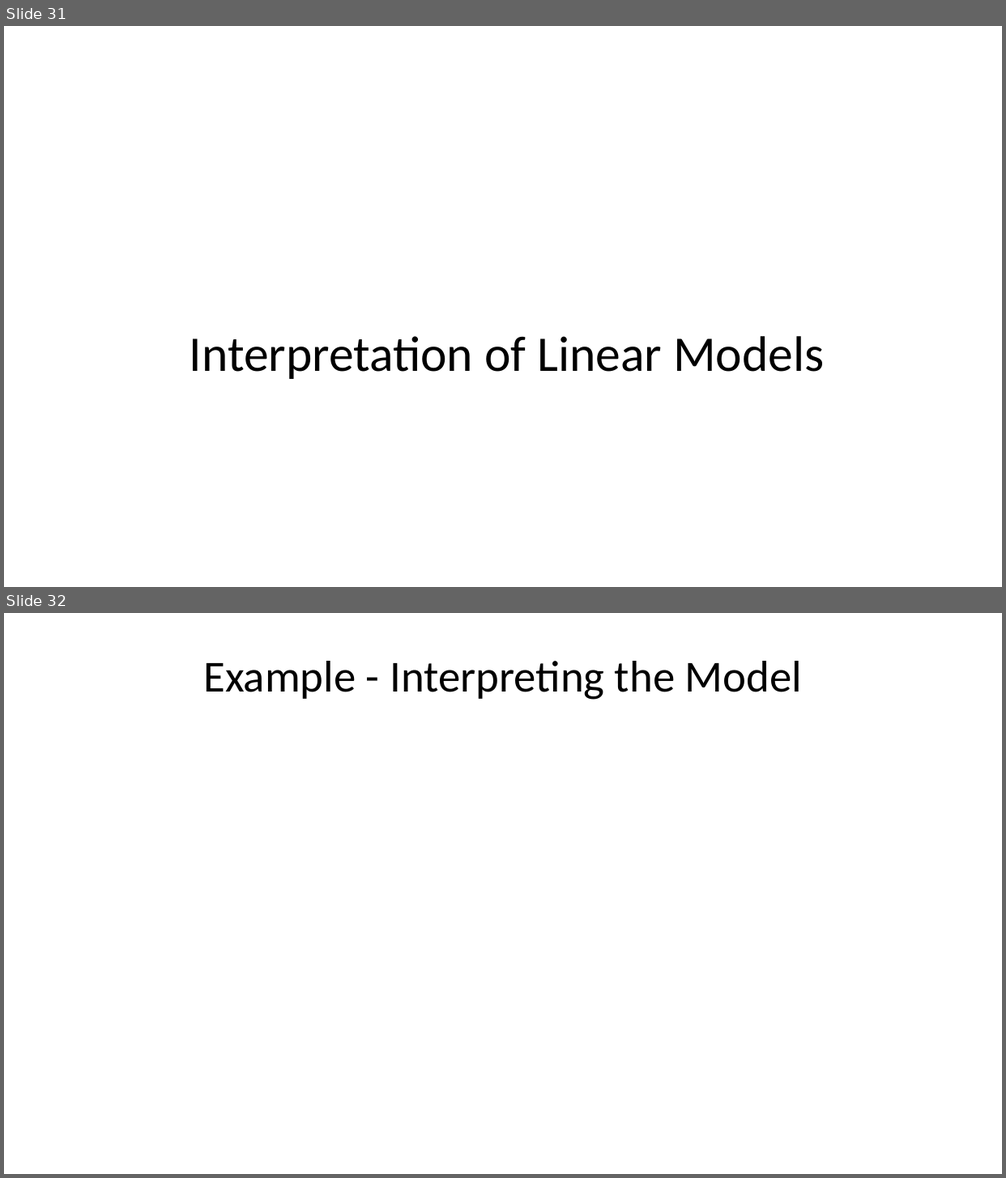
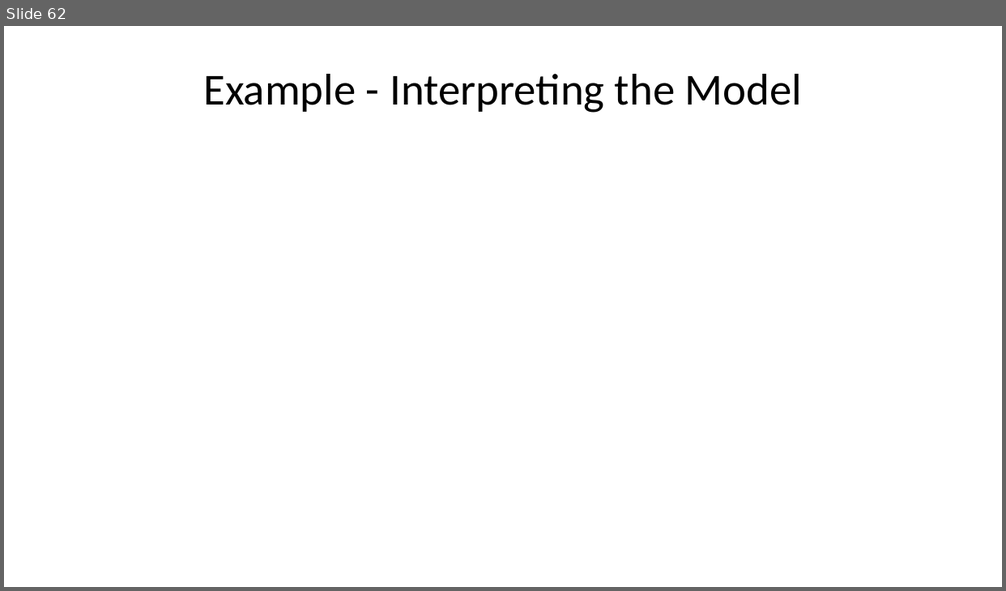
Before and after one commit to StephenElston/CSCI-E-83, a slide deck: LectureSlides/08_IntroductionToLinearModels.pptx. Shown one above the other, each under a label of ours: slides 31 and 32 before the commit, slide 62 after it. The pictures are 1006x1178 and 1006x591 pixels, drawn with LibreOffice and Linux fonts; fonts in the diff are those of the drawing; grey boxes stand for pictures. Boxes give left, top, right and bottom in pixels: in the first picture for what was removed or moved away, otherwise in the second. Text is boxed around its words. In the diff, an @@ line names an element or a change of style, - is before the commit and + after.

```diff
--- a/LectureSlides/08_IntroductionToLinearModels.pptx
+++ b/LectureSlides/08_IntroductionToLinearModels.pptx
@@ slide 31 removed at bbox=[4, 26, 1002, 587], background #FFFFFF @@
@@ text removed at bbox=[189, 336, 824, 379] @@
-Interpretation of Linear Models
@@ what was slide 32 is now slide 62 @@
```
Also in this commit, not shown: 5 slides changed, 6 slides added.
